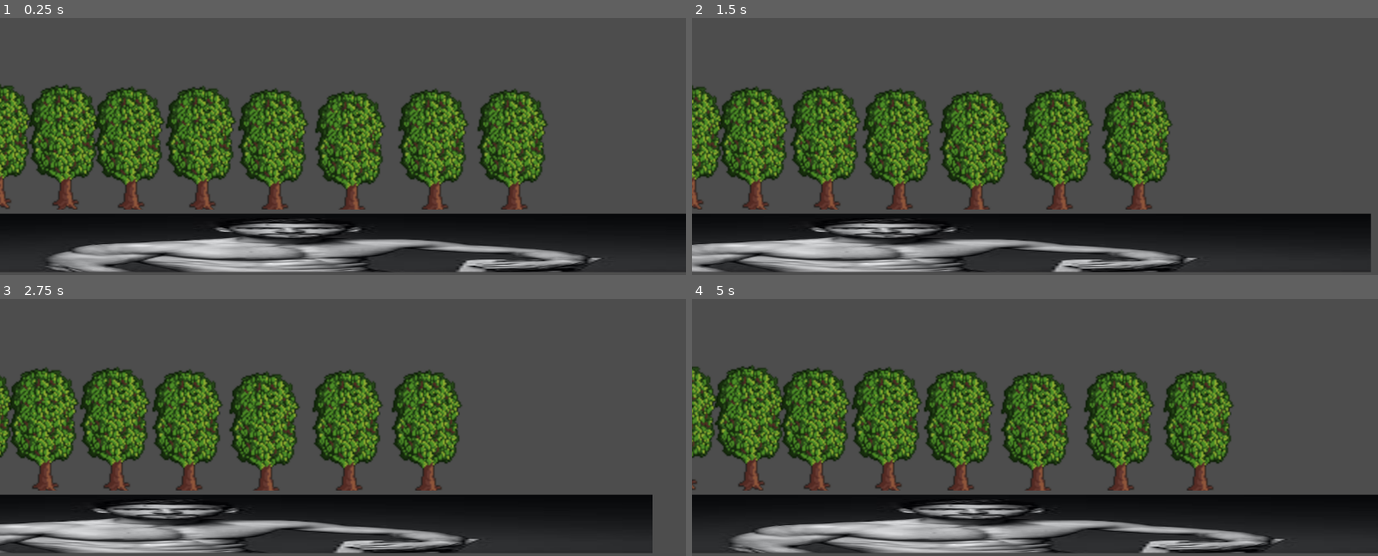
Above: before the commit, frames 1-4 (two rows, left to right).
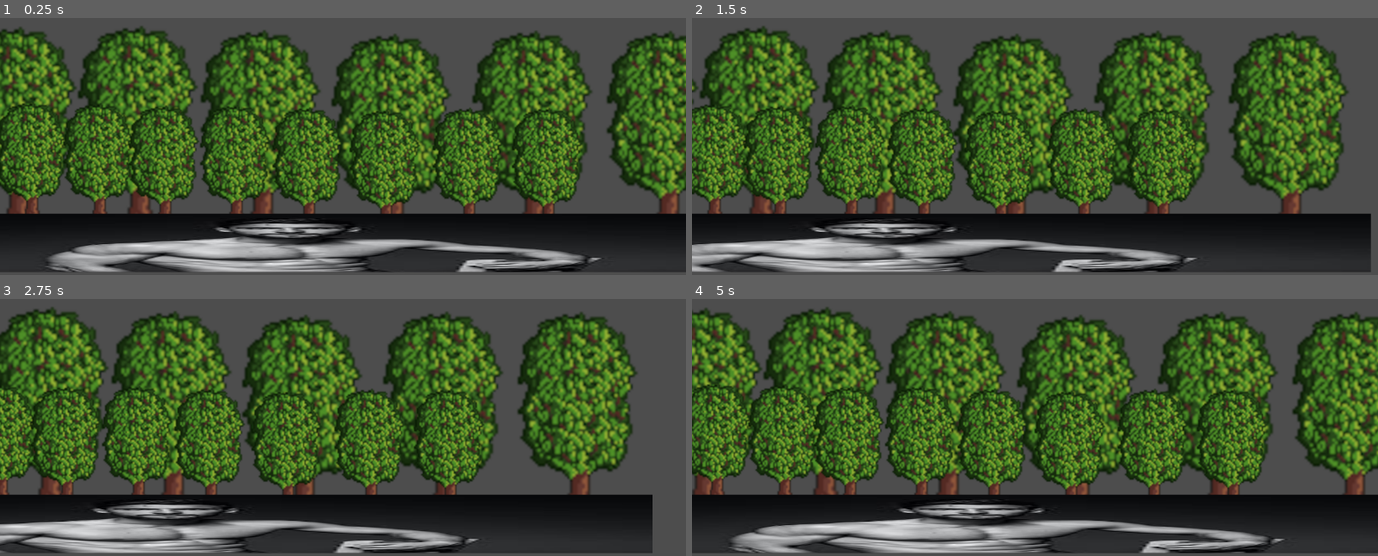
Above: after the commit, the same moments.

Repository: Sqydev/Hollow-Knight
Game: Godot game, scene res://scenes/Feature Tests/ParallaxBackgrounds/node_2d.tscn
The game is run twice, just before and just after one commit, with the same random seed, the same clock (stepped at 60 frames per second) and the same inputs. The project has no main scene, so this scene is started directly.
Inputs:
- Up to frame 1 (0.25 s): no input
- Up to frame 2 (1.5 s): tap Enter at 0.5 s; hold Right (ui_right) 0.53-1.28 s; hold Left (ui_left) from 1.28 s (still down)
- Up to frame 3 (2.75 s): release Left (ui_left) at 2.03 s; hold Right (ui_right) from 2.03 s (still down)
- Up to frame 4 (5 s): release Right (ui_right) at 3.53 s; hold Left (ui_left) from 3.53 s (still down)

The runs differ from the first frame. In frame 1, 52% of the frame differs, in the area x 0-100%, y 3-77%; in frame 2, 48%; in frame 3, 47%; in frame 4, 52%.

Commit message:
Added a second layer to the parallax effect

Diff:
--- a/scenes/Feature Tests/ParallaxBackgrounds/node_2d.tscn
+++ b/scenes/Feature Tests/ParallaxBackgrounds/node_2d.tscn
@@ -6,6 +6,8 @@
 
 [sub_resource type="RectangleShape2D" id="RectangleShape2D_l6ahu"]
 size = Vector2(267, 187)
+
+[sub_resource type="CanvasItemMaterial" id="CanvasItemMaterial_l6ahu"]
 
 [node name="Node2D" type="Node2D"]
 
@@ -26,7 +28,18 @@
 [node name="Other" type="Node2D" parent="."]
 
 [node name="ParallaxBackground" type="ParallaxBackground" parent="Other"]
-scroll_base_scale = Vector2(0.7, 0.7)
+scroll_base_scale = Vector2(0.8, 0.8)
+
+[node name="ParallaxLayer2" type="ParallaxLayer" parent="Other/ParallaxBackground"]
+material = SubResource("CanvasItemMaterial_l6ahu")
+motion_scale = Vector2(0.91, 0.91)
+
+[node name="Node2D" type="Node2D" parent="Other/ParallaxBackground/ParallaxLayer2"]
+
+[node name="Parallax-placeholder" type="Sprite2D" parent="Other/ParallaxBackground/ParallaxLayer2/Node2D"]
+light_mask = 512
+position = Vector2(-153, -373)
+texture = ExtResource("2_l6ahu")
 
 [node name="ParallaxLayer" type="ParallaxLayer" parent="Other/ParallaxBackground"]
 
Not shown: 1 places in scenes/Feature Tests/ParallaxBackgrounds/node_2d.tscn that only renumber resources
